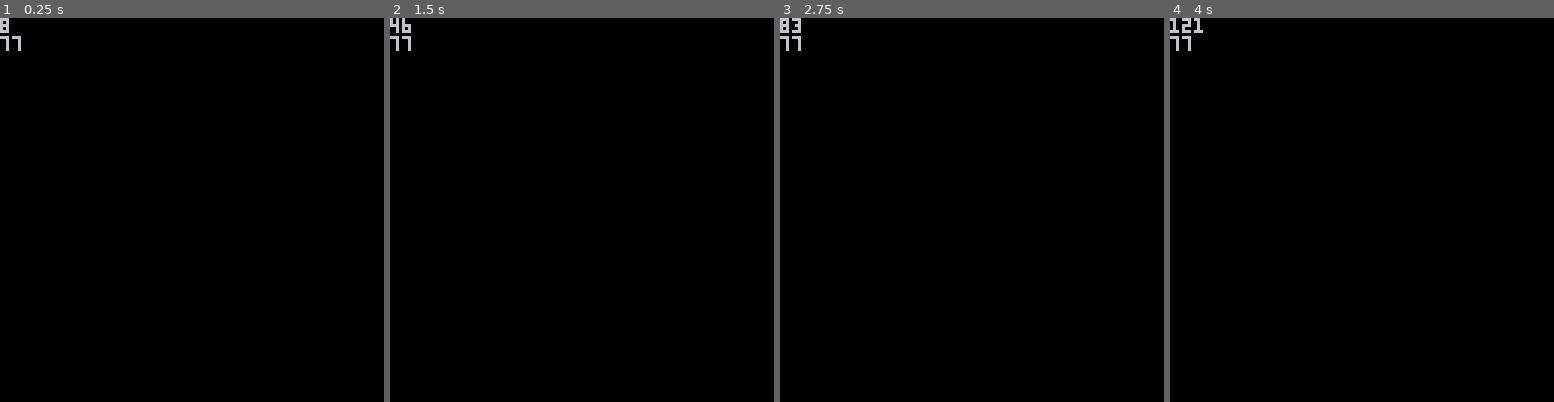
Above: before the commit, frames 1-4 (left to right).
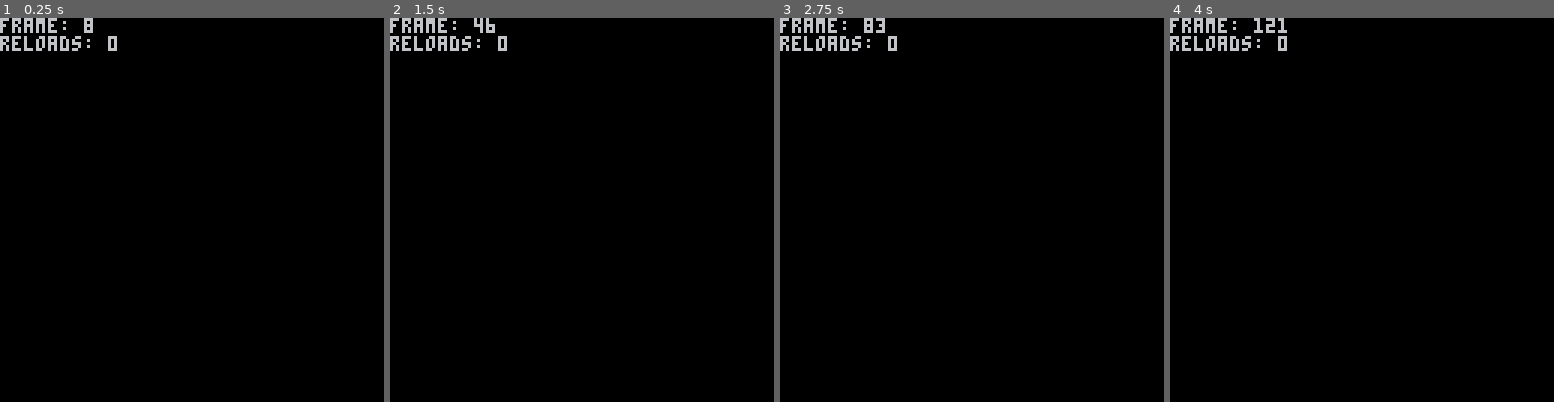
Above: after the commit, the same moments.

Repository: noman-land/piconet
Game: PICO-8 cartridge src/piconet.p8
Same seed, same stepped clock (60 frames per second), same inputs: the game is played once before the commit and once after it.
Inputs:
- Up to frame 1 (0.25 s): no input
- Up to frame 2 (1.5 s): tap X (X key) at 0.33, 1.07 s; tap O (Z key) at 0.7 s
- Up to frame 3 (2.75 s): hold Right 1.6-2.1 s; tap O (Z key) at 1.7, 2.1, 2.5 s; tap X (X key) at 1.85 s; hold Up 2.15-2.42 s; hold Right from 2.47 s (still down)
- Up to frame 4 (4 s): tap O (Z key) at 2.9, 3.3, 3.7 s; tap X (X key) at 2.97 s; release Right at 3.03 s; hold Left 3.08-3.58 s; hold Down 3.63-3.97 s

The runs differ from the first frame. In frame 1, 0.9% of the frame differs, in the area x 0-31%, y 0-9%; in frame 2, 0.9%; in frame 3, 0.9%; in frame 4, 0.9%.

Commit message:
More interspecies collab

Diff:
--- a/src/main.lua
+++ b/src/main.lua
@@ -22,12 +22,12 @@
 	-- Listen to the final array slot
 	if (peek(0x5fff) == 1) then
 		run()
-		print('why')
+		resets+=1
 	end
 end
 
 function _draw()
 	cls(0)
-	print(frame)
-	print(peek(0x5fff))
+	print("frame: "..frame)
+	print("reloads: "..peek(0x5f81))
 end
Not shown, changed: index.html
Not shown, changed: src/main.ts
Not shown, changed: src/piconet.js
